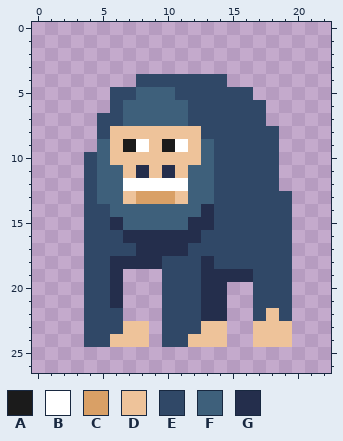
Two states of a pixel-art sprite, Assets/Sprites/new/towers/goryl.png. That is the earlier state.
The file is 23x27 pixels.
Palette (. is transparent): A #1b1b1b  B #ffffff  C #d9a066  D #eec39a  E #304867  F #3e607b  G #242e4c
Pixels before, first column x 4:
 4 ....EEEEEEE.....
 5 ..EEFFFEEEEEE...
 6 ..EFFFFFEEEEEE..
 7 .EEFFFFFEEEEEE..
 8 .EDDDDDDDEEEEEE.
 9 .FDABDABDFEEEEE.
10 EFDDDDDDDFEEEEE.
11 EFFDGDGDFFEEEEE.
12 EFFBBBBBFFEEEEE.
13 EFFDCCCDFFEEEEEE
14 EEFFFFFFFGEEEEEE
15 EEGFFFFFGGEEEEEE
16 EEEGGGGGGEEEEEEE
17 EEEEGGGGEEEEEEEE
18 EEGGGGEEEGEEEEEE
19 EEG...EEEGGGGEEE
20 EEG...EEEGG..EEE
21 EEG...EEEGG..EEE
22 EEE...EEEGG..EDE
23 EEEDD.EEEDD..DDD
24 EEDDD.EEDDD..DDD
Once edited:
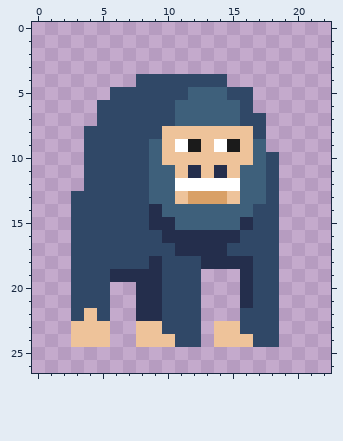
Diff:
Changed rows in their new state; - is an unchanged pixel.
first column x 3:
 5 -----EEE-FFF-----
 6 --E-EEEE-FFFF-.--
 7 ----EEEE-FFFF----
 8 -E-EEEE---DDDD-.-
 9 -EEEEEFD-ADBADF.-
10 --EEEEF---DDDDF--
11 --EEEEFF-GDGDFF--
12 --EEEEFF-BBBBFF--
13 E-EEEEFF-CCCDFF-.
14 E--EEEG---FFFF--.
15 E--EEEGG-FFFFG--.
16 E---EEE---GGG---.
17 E----EEE-GGG----.
18 E--EEE-----GGG--.
19 E---GGG---...---.
20 E--.-GG---..-G--.
21 E--.-GG---..-G--.
22 ED-.-GG---..-E-E.
23 DDD..-D---.-DEEE.
24 DDD..-DD-E.-DDEE.
Where, in picture pixels (left, top, right, bottom), the same in both pictures:
changed: (71, 87, 292, 347)
